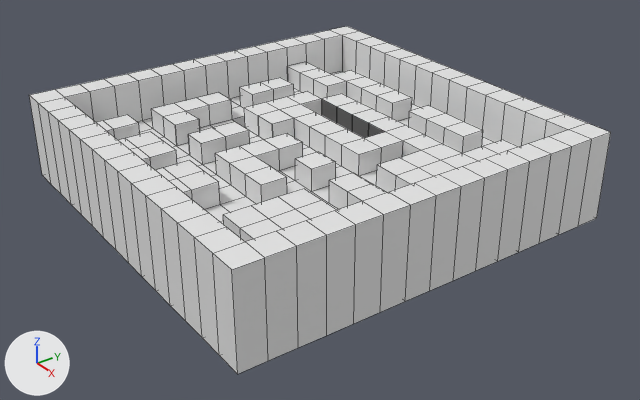
The Blender file Dateien/Asset_Package/Szene_3-Tomorrowland/RaetselTommorowland.blend: old version first, new version second.
Before and after are seen from a camera (50 mm lens) standing at (3.261, -2.244, 1.861) and looking at (0.124, -0.006, -0.193). The axes (+X, +Y, +Z) are drawn at lower left. The lights are the same throughout. Mesh edges are drawn as thin lines.
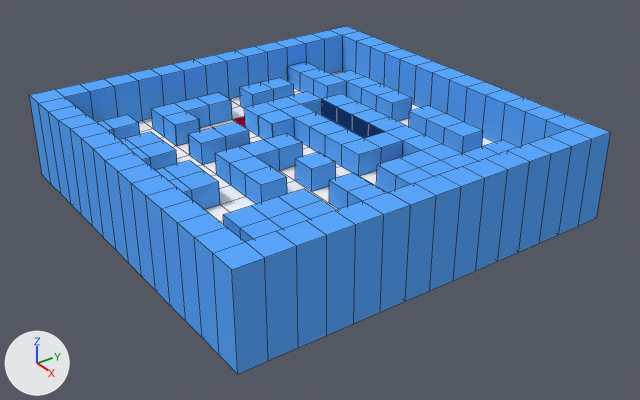
The newer file is also turned or shifted as a whole; pictures and numbers use the older file's frame.

Pixel boxes (x1, y1, x2, y2) of what changed, in the pictures (640 x 400 px):
part 1 of me_cube_001, recoloured (white to blue)
    both: (29, 26, 611, 374)
part 2 of me_cube_001, recoloured
    both: (233, 116, 245, 127)
part 3 of me_cube_001, recoloured
    both: (138, 71, 495, 225)

Patch to the scene script:
```diff
--- a/Dateien/Asset_Package/Szene_3-Tomorrowland/RaetselTommorowland.blend.py
+++ b/Dateien/Asset_Package/Szene_3-Tomorrowland/RaetselTommorowland.blend.py
@@ mat_grundfarbe @@
+mat_grundfarbe = diffuse_material('Grundfarbe')
+mat_grundfarbe.base_color = (0.106, 0.4, 1.0)  # blue #5caaff
@@ mat_ground @@
+mat_ground = diffuse_material('Ground')
+mat_ground.base_color = (1.0, 1.0, 1.0)  # white #ffffff
@@ mat_holes @@
+mat_holes = diffuse_material('Holes')
+mat_holes.base_color = (0.801, 0.0, 0.0515)  # pink #e70040
@@ mat_start @@
+mat_start = diffuse_material('Start')
+mat_start.base_color = (0.0388, 0.8, 0.0136)  # green #37e71f
@@ me_cube_001 @@
 # used by ob_cube; location = (0.0, 0.0, 0.0); scale = (1.0, 1.0, 0.225)
-me_cube_001.from_pydata(...)  # 808 vertices, 794 faces; spans x -1.0..1.0, y -1.0..1.0, z -1.0..1.0
+me_cube_001.from_pydata(...)  # 808 vertices, 794 faces; spans x -1.0..1.0, y -1.0..1.0, z -1.0..1.01
+# me_cube_001 part 1: 447 of the faces centred in x -1.0..1.0, y -1.0..1.0, z 0.0..1.0 switch from no material to mat_grundfarbe (blue #5caaff)
+# me_cube_001 part 2: all 25 faces centred in x -0.6..0.73, y -0.33..0.87, z -0.5..-0.25 switch from no material to mat_holes (pink #e70040)
+# me_cube_001 part 3: 95 of the faces centred in x -0.8..0.8, y -0.8..0.8, z 0.0 switch from no material to mat_ground (white #ffffff)
+me_cube_001.materials.append(mat_start)  # green #37e71f
```
